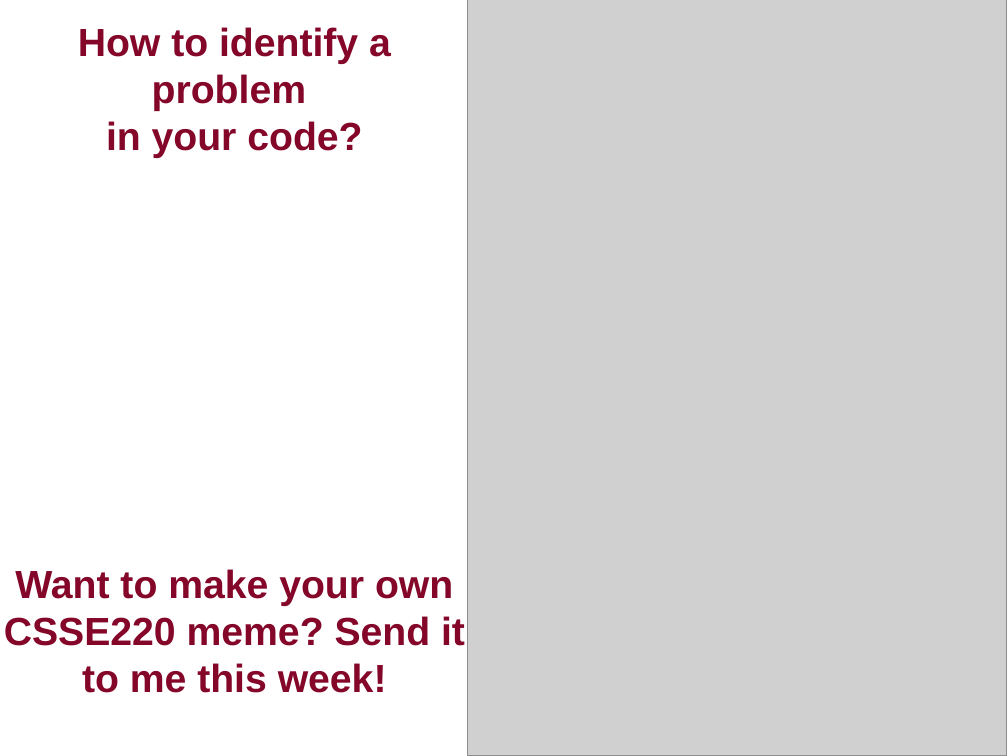
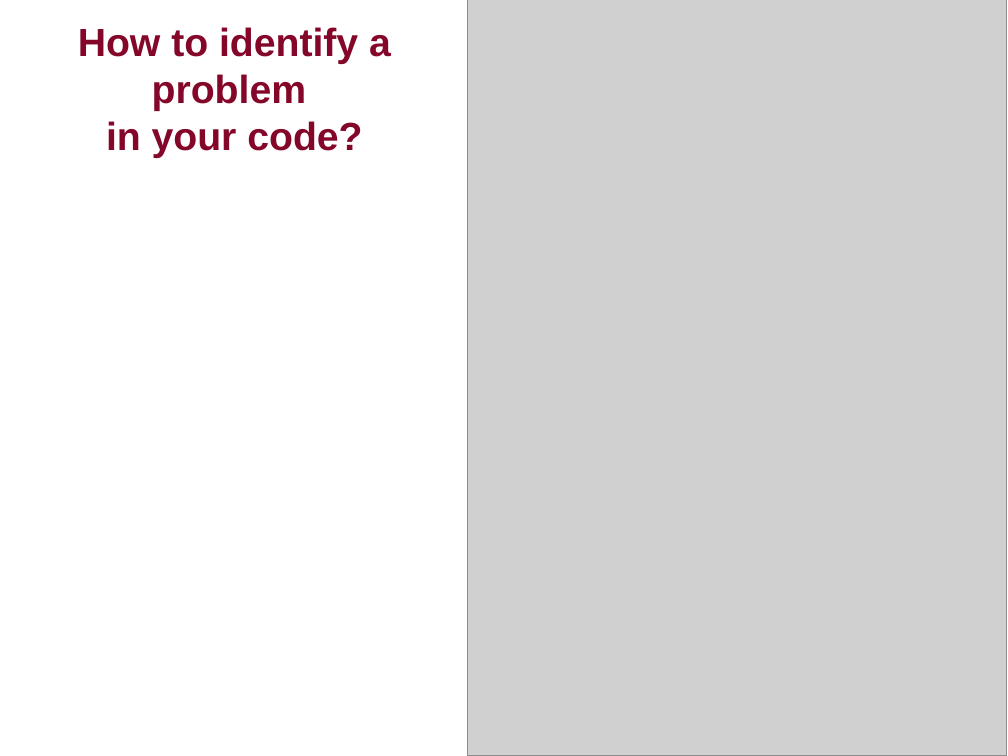
Before and after one commit to RHIT-CSSE/csse220, a slide deck: slide 4 of ClassMaterials/MapsAndObjectIntro/Slides/Part5-UsingDebugger.pptx. Drawn at 1008x756 pixels with LibreOffice and Linux fonts; fonts in the diff are those of the drawing; grey boxes stand for pictures. Boxes give left, top, right and bottom in pixels: in the first picture for what was removed or moved away, otherwise in the second. Text is boxed around its words. In the diff, an @@ line names an element or a change of style, - is before the commit and + after.

```diff
--- a/ClassMaterials/MapsAndObjectIntro/Slides/Part5-UsingDebugger.pptx
+++ b/ClassMaterials/MapsAndObjectIntro/Slides/Part5-UsingDebugger.pptx
@@ text removed at <box>4,569,465,693</box> @@
-Want to make your own CSSE220 meme? Send it to me this week!
```
Also in this commit, not shown: 6 other slides changed, 4 slides removed, 3 other files.
